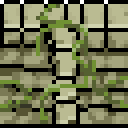
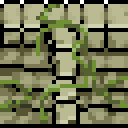
Layers edited between the first and the second 128 x 128 image:
painted on "Layer 5" over [left=0, top=8, right=108, bottom=24]
